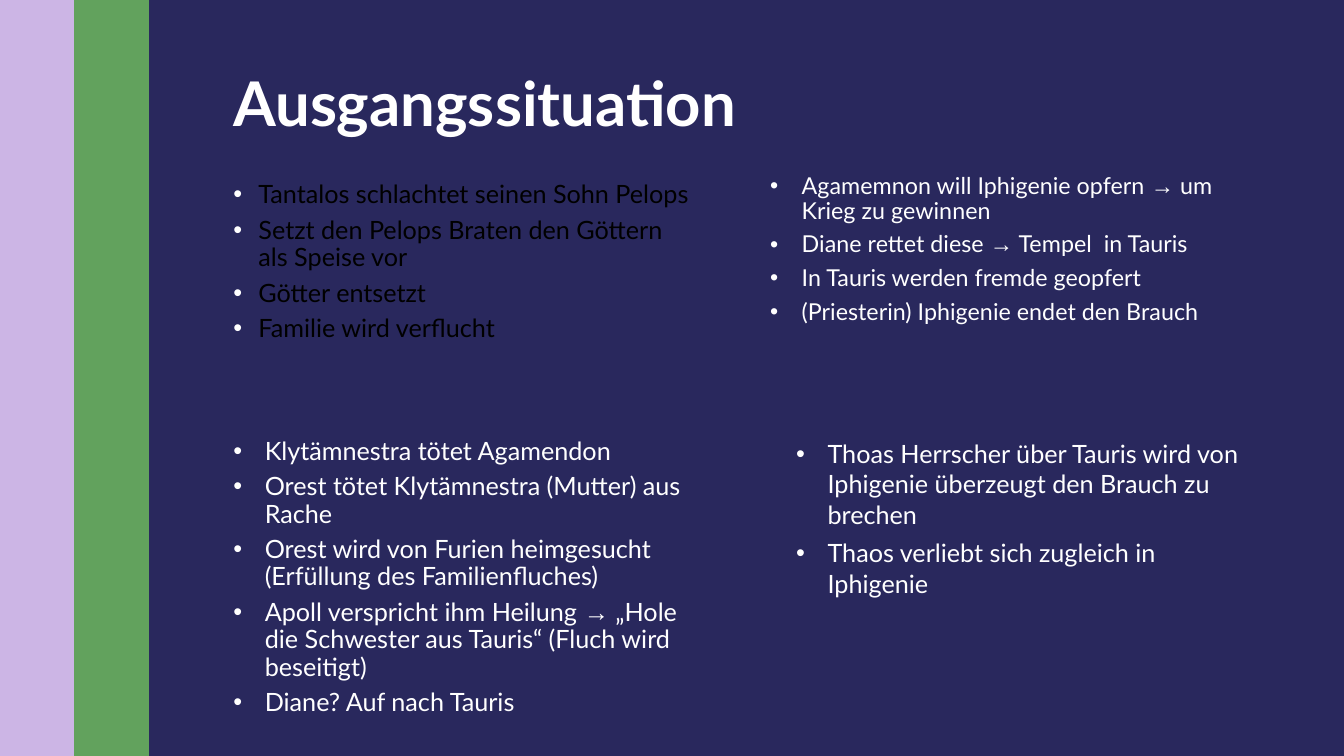
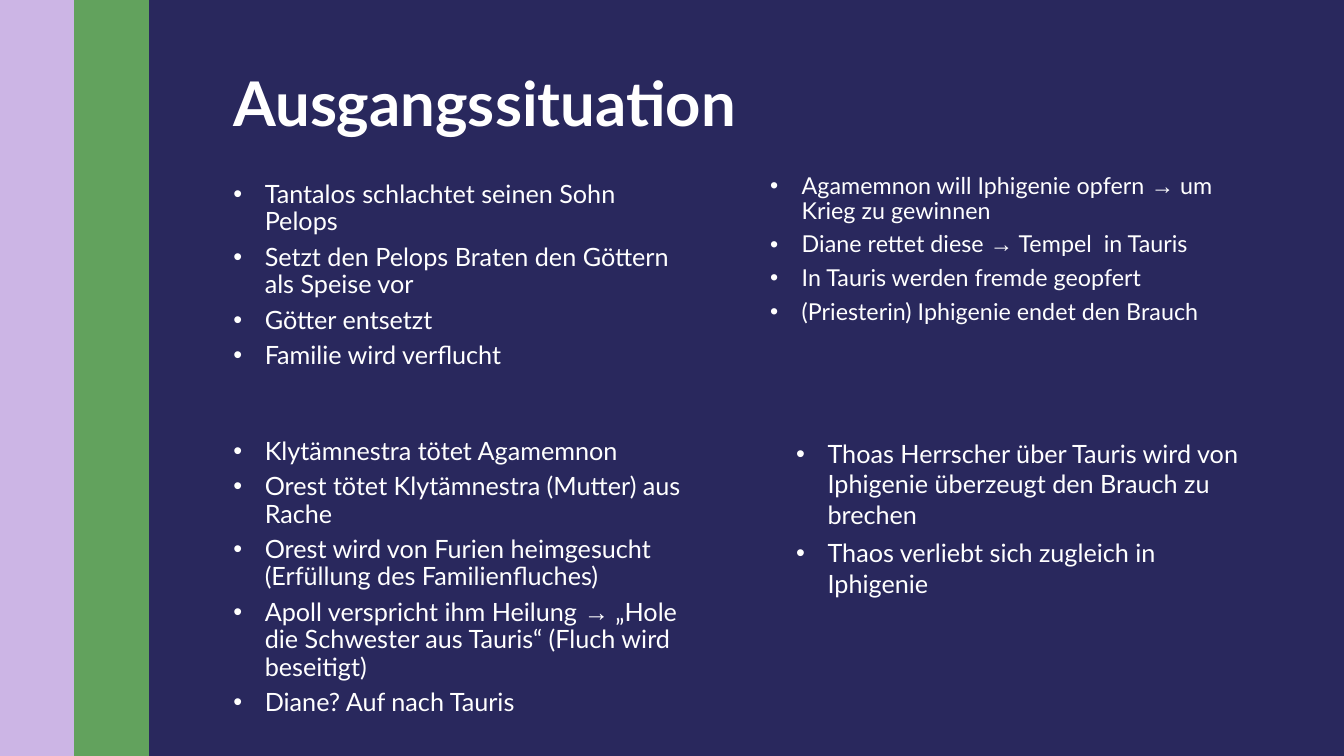
Before and after one commit to Stevan06v/SchoolStuff, a slide deck: slide 7 of Deutsch/Iphigenie auf Tauris.odp. Drawn at 1344x756 pixels with LibreOffice and Linux fonts; fonts in the diff are those of the drawing. Boxes give left, top, right and bottom in pixels: in the first picture for what was removed or moved away, otherwise in the second. Text is boxed around its words. In the diff, an @@ line names an element or a change of style, - is before the commit and + after.

```diff
--- a/Deutsch/Iphigenie auf Tauris.odp
+++ b/Deutsch/Iphigenie auf Tauris.odp
@@ text "Tantalos schlachtet seinen Sohn Pelops" at (x1=265, y1=184, x2=669, y2=364): text colour #000000 to #FFFFFF; indent changed @@
@@ text at (x1=265, y1=441, x2=618, y2=464): text changed @@
-• Klytämnestra tötet Agamendon
+• Klytämnestra tötet Agamemnon
```
Also in this commit, not shown: 3 other slides changed, 5 other files.
